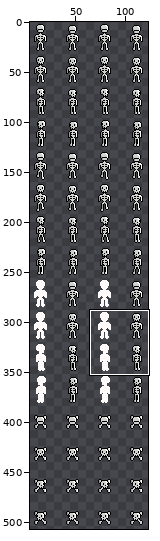
Sprite sheet, stored at spritesheets/skeleton/skeleton_full.png. The picture above shows the old version from afar; the outline marks the close-up.
Close-up. Old version:
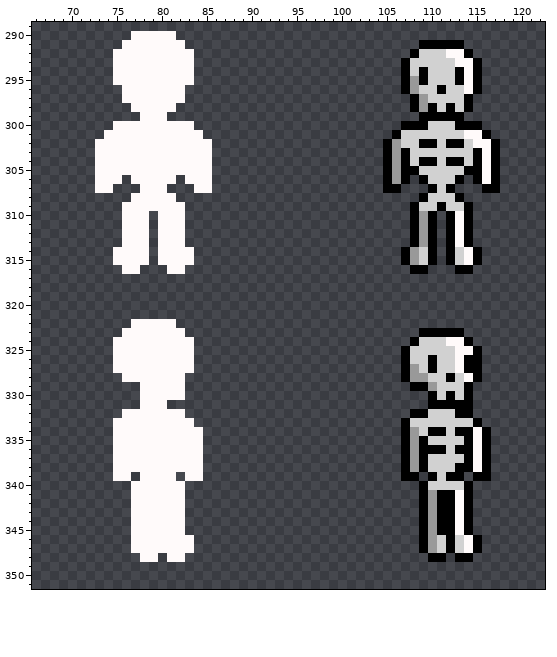
The file is 128x512 pixels. Colours within 5 levels of each other are drawn and written as one. Shown: x 66..122, y 289..351. The wide view leaves out empty margins. The commit also changed other parts of the picture, which this record leaves out.
After:
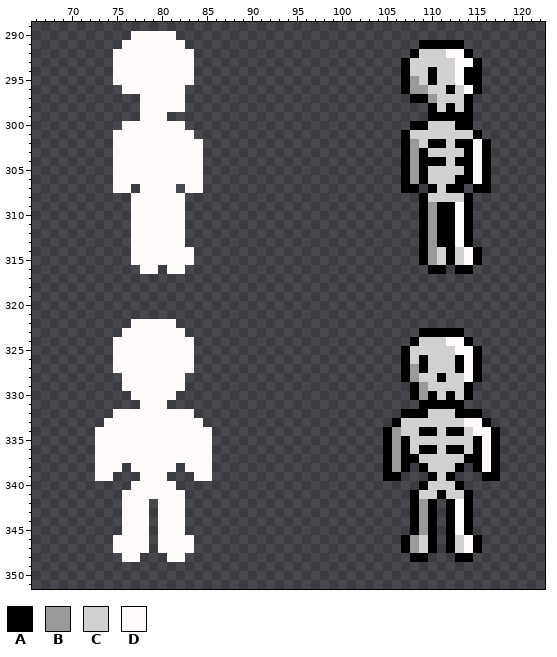
Palette (. is transparent): A #000000  B #999999  C #d1d1d1  D #fffafa
Difference:
Changed rows in their new state; - is an unchanged pixel.
first column x 73:
294 ------------------------------------CA--DA---
295 ------------------------------------CA--DA---
296 ------------------------------------B-CA-----
297 ---..-------------------------------AB-------
298 ----.----D-------------------------..--------
299 ------------------------------------.----A---
300 --.-------.-----------------------.-------.--
301 -.---------.---------------------.A------CA.-
302 ..----------.-------------------..ABC-AC-A-A.
303 ..----------.-------------------..-BA----ADA.
304 ..----------.-------------------..-B--AC-ADA.
305 ..----------.-------------------..-BA-----DA.
306 ..-D-----D--.-------------------..-B-----ADA.
307 ..DD----D-D-.-------------------..AA----A-A-.
308 ---------D------------------------------CA---
309 ---.-------------------------------.AB-AD----
310 ---.--D----------------------------.ABA------
311 ---.--D----------------------------.ABA------
312 ---.--D----------------------------.ABA------
313 ---.--D----------------------------.ABA------
314 --..--D---------------------------..ABC------
315 --..--D---------------------------..ABC------
316 ---..DD----------------------------..AA------
first column x 73:
326 ------------------------------------AC--AD---
327 ------------------------------------AC--AD---
328 ------------------------------------C-AC-----
329 ---DD-------------------------------BC-------
330 ----D----.-------------------------AB--------
331 ------------------------------------A----.---
332 --D-------D-----------------------A-------A--
333 -D---------D---------------------AC------DDA-
334 DD----------D-------------------ABCCA-CA-C-DA
335 DD----------D-------------------AB-CC----CADA
336 DD----------D-------------------AB-C--CA-CADA
337 DD----------D-------------------AB-AC-----ADA
338 DD-.-----.--D-------------------AB-.-----.ADA
339 DD..----.-.-D-------------------AA..----.-.-A
340 ---------.------------------------------A.---
341 ---D-------------------------------ACC-CC----
342 ---D--.----------------------------ABA.------
343 ---D--.----------------------------ABA.------
344 ---D--.----------------------------ABA.------
345 ---D--.----------------------------ABA.------
346 --DD--.---------------------------ABCA.------
347 --DD--.---------------------------ABCA.------
348 ---DD..----------------------------AA..------
